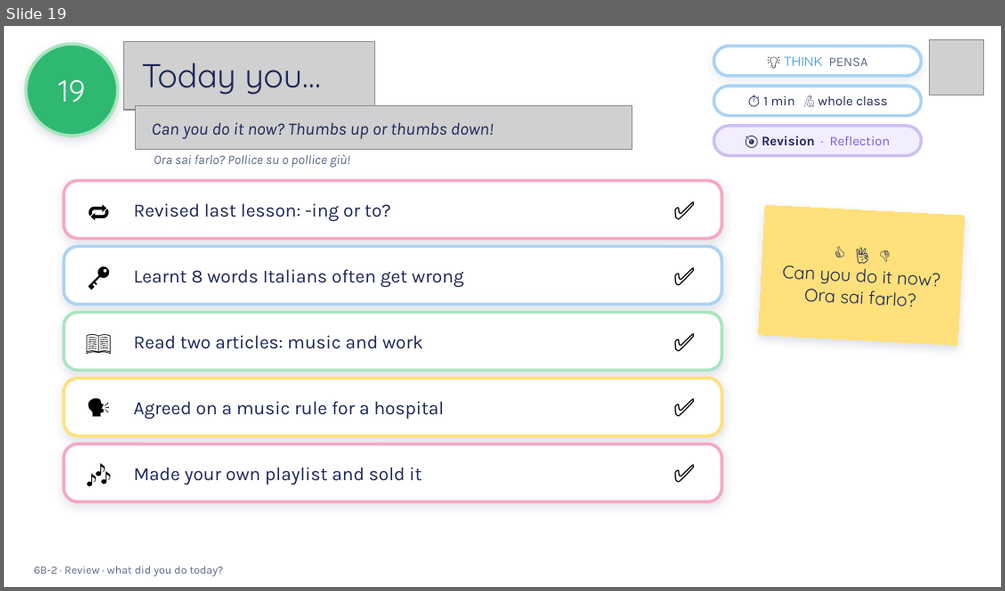
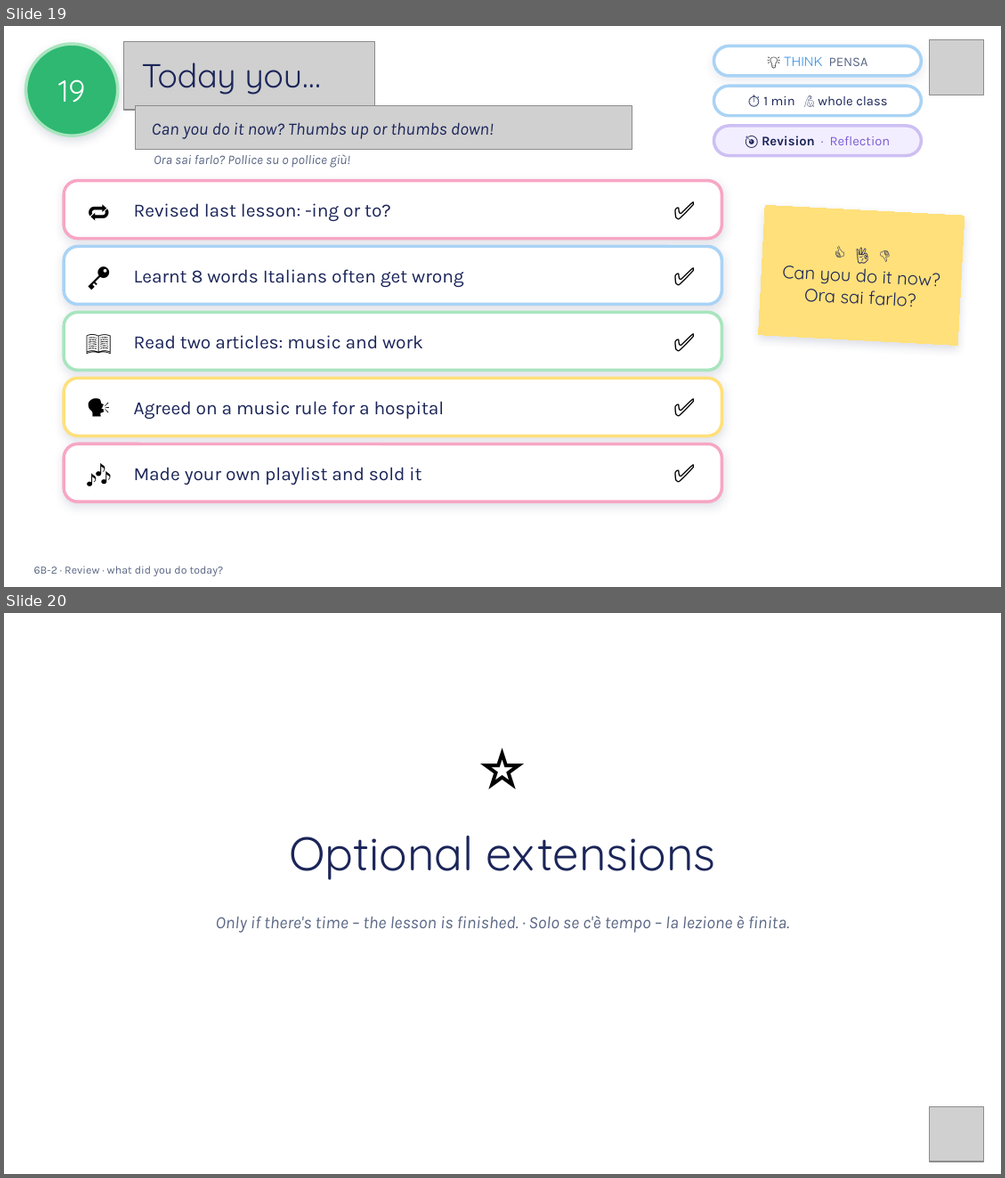
Before and after one commit to londonlanguageschool/Bagheria-, a slide deck: materials/B2/B2_6B-2_Music_to_my_ears.pptx. Shown one above the other, each under a label of ours: slide 19 before the commit, slides 19 and 20 after it. The pictures are 1005x591 and 1005x1178 pixels, drawn with LibreOffice and Linux fonts; fonts in the diff are those of the drawing; grey boxes stand for pictures; background and template pictures are left out. Boxes give left, top, right and bottom in pixels: in the first picture for what was removed or moved away, otherwise in the second. Text is boxed around its words. In the diff, an @@ line names an element or a change of style, - is before the commit and + after.

```diff
--- a/materials/B2/B2_6B-2_Music_to_my_ears.pptx
+++ b/materials/B2/B2_6B-2_Music_to_my_ears.pptx
@@ slide 20 added at box(4, 613, 1001, 1174), background picture (left out) @@
@@ text added at box(443, 713, 562, 812), 54 pt, text #000000 @@
+⭐
@@ text added at box(289, 835, 715, 880), 34 pt, text #1B2559 @@
+Optional extensions
@@ text added at box(216, 916, 789, 933), 12.5 pt, text #5B6785, italic @@
+Only if there's time – the lesson is finished. · Solo se c'è tempo – la lezione è finita.
@@ picture added at box(929, 1106, 984, 1161) @@
```
Also in this commit, not shown: 1 slide changed, 17 other files.
